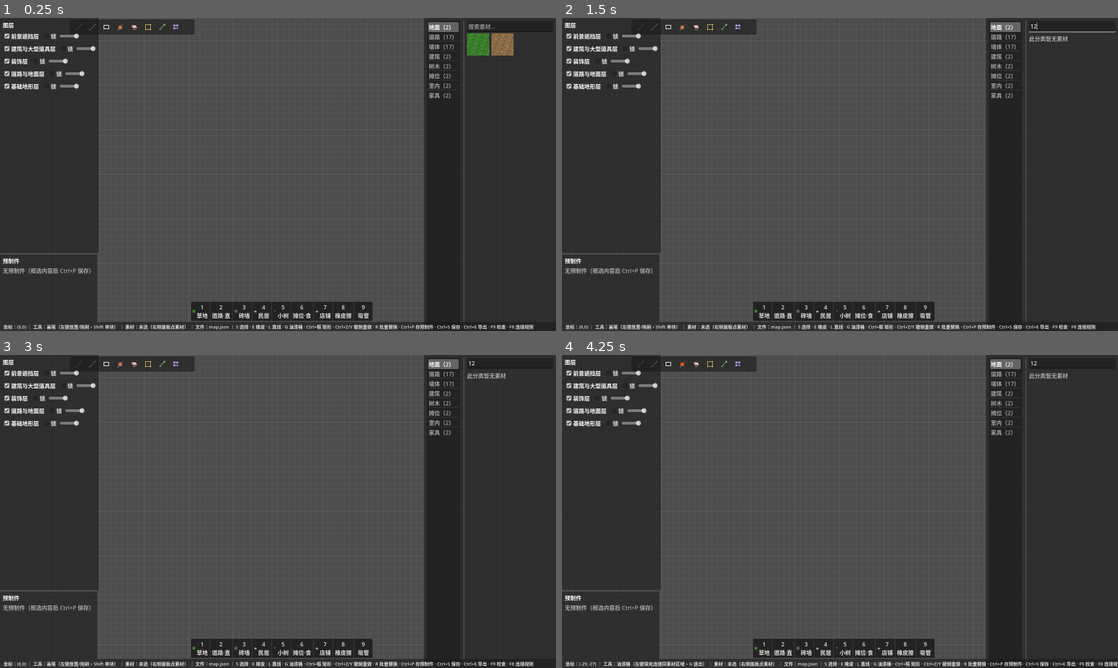
Above: before the commit, frames 1-4 (two rows, left to right).
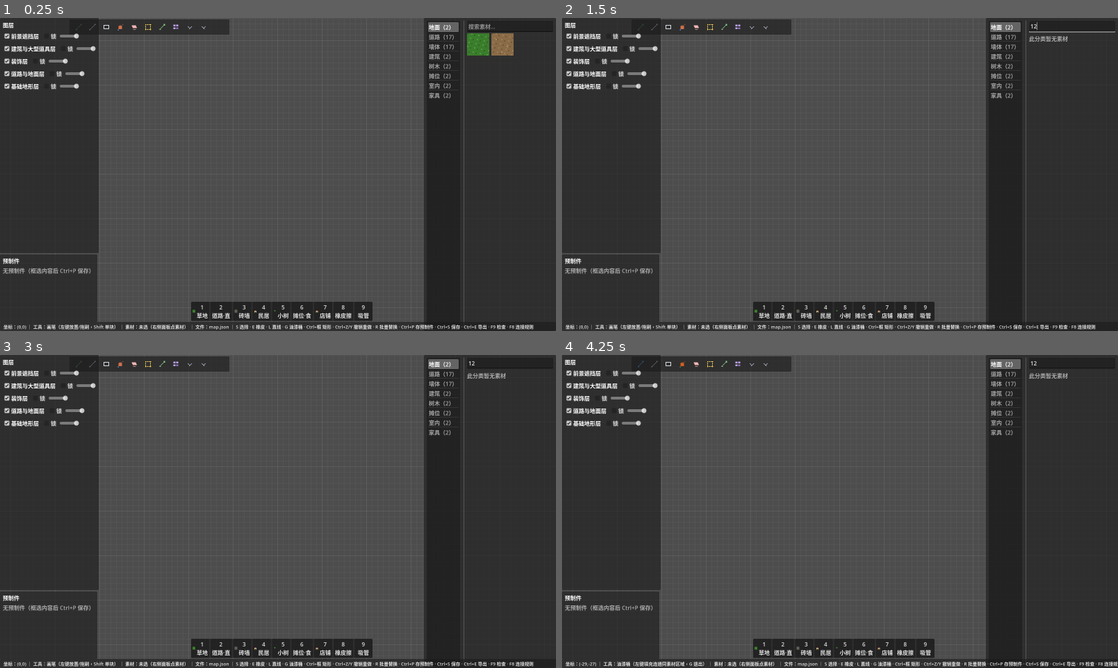
Above: after the commit, the same moments.

Repository: Xeehho/tilemason
Game: Godot game, scene res://scenes/main.tscn
Two runs of this game, one before a commit and one after it. Both use one fixed random seed, a clock stepped at 60 frames per second and the inputs below.
Inputs (mouse positions are in pixels of both pictures, inside the frame that each line leads up to):
- Up to frame 1 (0.25 s): no input
- Up to frame 2 (1.5 s): click (1073, 27) at 0.52 s; type "12" at 0.6 s; click (639, 27) at 1.27 s
- Up to frame 3 (3 s): click (94, 364) at 2.02 s; click (105, 364) at 2.77 s
- Up to frame 4 (4.25 s): click (684, 364) at 3.52 s

The runs differ from the first frame. In frame 1, 0.3% of the frame differs, in the area x 33-42%, y 0-6%; in frame 2, 0.3%; in frame 3, 0.3%; in frame 4, 0.3%.

Commit message:
feat: 工具栏补撤销/重做按钮（箭头图标，点击同 Ctrl+Z/Y）
- 图标生成器补 undo/redo 两枚镜像箭头（共 10 枚）；Toolbar 追加
  两按钮，点击分发到既有 _do_undo/_do_redo；工具栏加宽
- 验证：check-only 全 0、冒烟通过、生成器确定性输出

Co-authored-by: GLM <noreply@z.ai>

Diff:
--- a/src/main.gd
+++ b/src/main.gd
@@ -1355,7 +1355,7 @@
 	_toolbar.anchor_top = 0.0
 	_toolbar.anchor_bottom = 0.0
 	_toolbar.offset_left = 200 # 让开左侧图层面板
-	_toolbar.offset_right = 560
+	_toolbar.offset_right = 660
 	_toolbar.offset_top = 4
 	_toolbar.offset_bottom = 48
 
@@ -1390,6 +1390,10 @@
 			print("[TileMason] 吸管：在画布上右键即可吸取素材")
 		"prefab":
 			print("[TileMason] 预制件：框选内容后 Ctrl+P 保存，P 放置（左下面板管理）")
+		"undo":
+			_do_undo()
+		"redo":
+			_do_redo()
 	_refresh_toolbar()
 
 ## 汇总当前活动工具，刷新工具栏高亮（任何模式切换后经 refresh_status 联动）
--- a/src/ui/toolbar.gd
+++ b/src/ui/toolbar.gd
@@ -15,6 +15,8 @@
 	{"id": "select", "icon": "select", "hint": "选择 S（框选/移动/复制）"},
 	{"id": "eyedrop", "icon": "eyedrop", "hint": "吸管（=画布右键）"},
 	{"id": "prefab", "icon": "prefab", "hint": "预制件（Ctrl+P 保存 / P 放置）"},
+	{"id": "undo", "icon": "undo", "hint": "撤销 Ctrl+Z"},
+	{"id": "redo", "icon": "redo", "hint": "重做 Ctrl+Y"},
 ]
 
 var _buttons := {} # tool_id -> TextureButton
--- a/tools/gen_toolbar_icons.gd
+++ b/tools/gen_toolbar_icons.gd
@@ -14,7 +14,9 @@
 	_save("select", _draw_select())    # 选择
 	_save("eyedrop", _draw_eyedrop())  # 吸管
 	_save("prefab", _draw_prefab())    # 预制件
-	print("[TileMason] 工具图标生成完毕（8 件）")
+	_save("undo", _draw_undo())        # 撤销
+	_save("redo", _draw_redo())        # 重做
+	print("[TileMason] 工具图标生成完毕（10 件）")
 	quit(0)
 
 func _save(name: String, img: Image) -> void:
@@ -101,6 +103,25 @@
 	_rect(img, 17, 3, 4, 5, c) # 胶头
 	return img
 
+func _arrow(color: Color, flip: bool) -> Image:
+	var img := _canvas()
+	for i in 8: # 箭杆
+		var y := 10 + i
+		var x := (17 - i) if flip else (6 + i)
+		_px(img, x, y, color)
+		_px(img, x + 1, y, color)
+	var tip_x := 6 if flip else 16
+	for j in 5: # 箭头折线
+		_px(img, tip_x + (j if flip else -j), 10 + j, color)
+		_px(img, tip_x + 1 + (j if flip else -j), 10 + j, color)
+	return img
+
+func _draw_undo() -> Image:
+	return _arrow(Color(0.75, 0.78, 0.85), true)
+
+func _draw_redo() -> Image:
+	return _arrow(Color(0.75, 0.78, 0.85), false)
+
 func _draw_prefab() -> Image:
 	var img := _canvas()
 	var c := Color(0.75, 0.65, 0.95)
Binary file added: assets/ui/icons/redo.png
Not shown, added: assets/ui/icons/redo.png.import
Binary file added: assets/ui/icons/undo.png
Not shown, added: assets/ui/icons/undo.png.import
